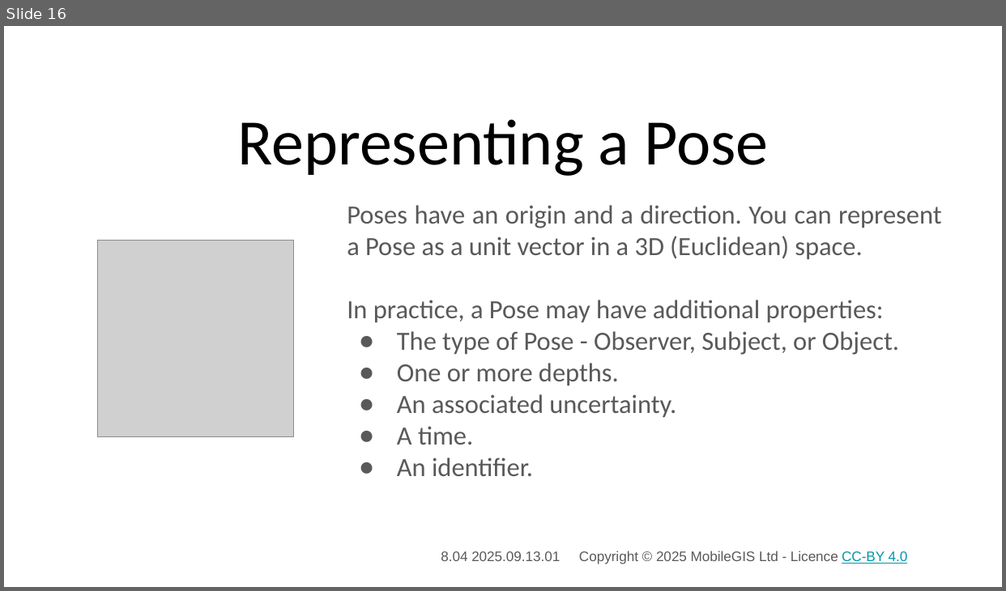
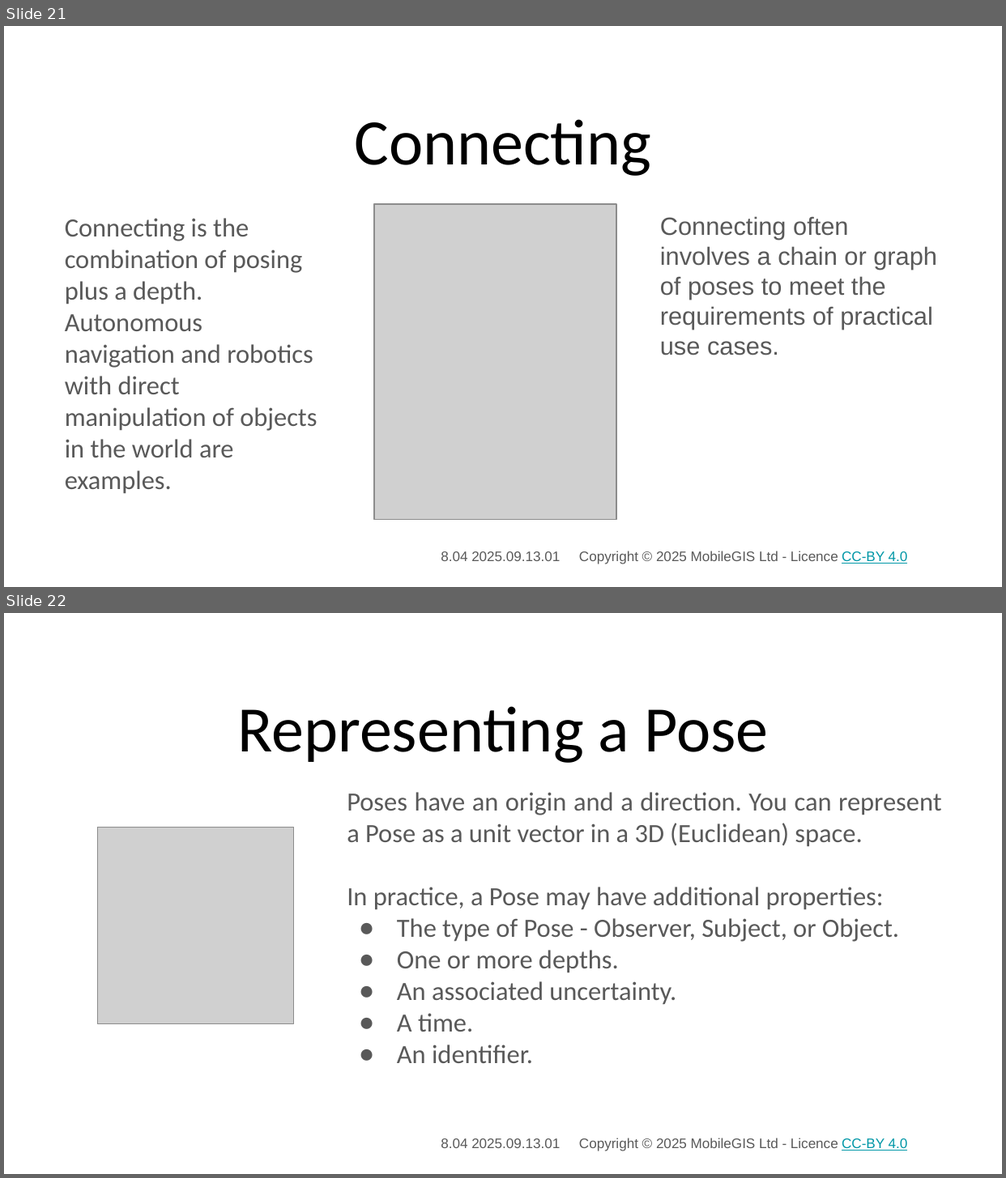
Before and after one commit to 3DXScape/PoseBits, a slide deck: Slides/Origins/Attention, the Origin of Pose_01.pptx. Shown one above the other, each under a label of ours: slide 16 before the commit, slides 21 and 22 after it. The pictures are 1006x591 and 1006x1178 pixels, drawn with LibreOffice and Linux fonts; fonts in the diff are those of the drawing; grey boxes stand for pictures; background and template pictures are left out. Boxes give left, top, right and bottom in pixels: in the first picture for what was removed or moved away, otherwise in the second. Text is boxed around its words. In the diff, an @@ line names an element or a change of style, - is before the commit and + after.

Commit message:
Updated abstract use cases

```diff
--- a/Slides/Origins/Attention, the Origin of Pose_01.pptx
+++ b/Slides/Origins/Attention, the Origin of Pose_01.pptx
@@ slide 21 added at <box>4,26,1002,587</box>, background #FFFFFF; not listed: 1 template element that a slide beside it also shows @@
@@ title added at <box>354,119,651,176</box>, 46.8 pt, text #000000 @@
+Connecting
@@ text added at <box>65,218,317,493</box>, 19 pt, text #595959 @@
+Connecting is the combination of posing plus a depth.
+Autonomous navigation and robotics with direct manipulation of objects in the world are examples.
@@ picture added at <box>374,205,616,520</box> @@
@@ text added at <box>660,216,937,356</box>, 18 pt, text #595959 @@
+Connecting often involves a chain or graph of poses to meet the requirements of practical use cases.
@@ what was slide 16 is now slide 22 @@
```
Also in this commit, not shown: 14 slides changed, 5 other slides added, 2 other files.
